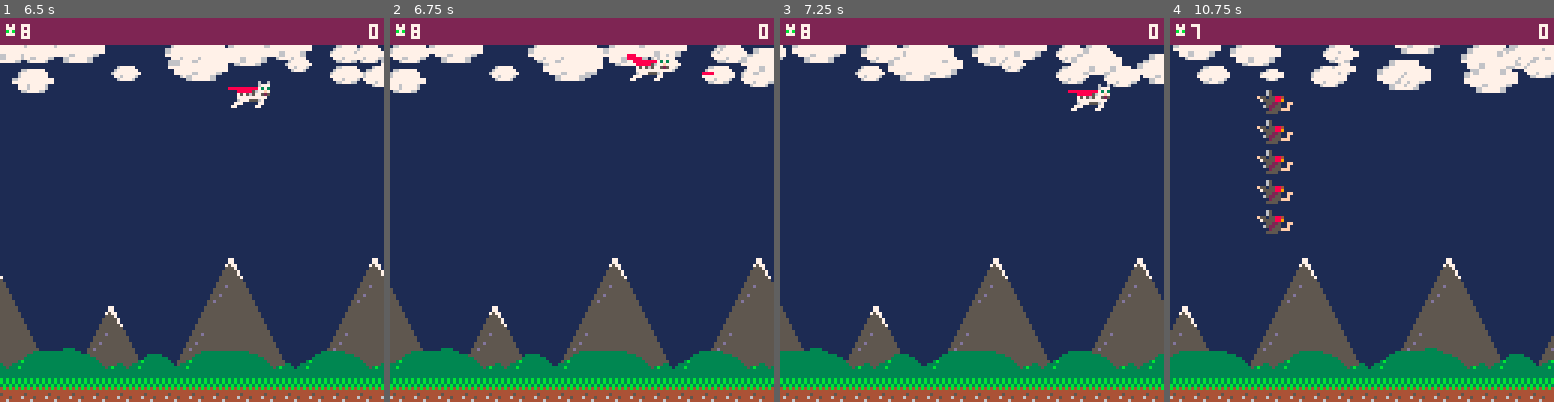
Above: before the commit, frames 1-4 (left to right).
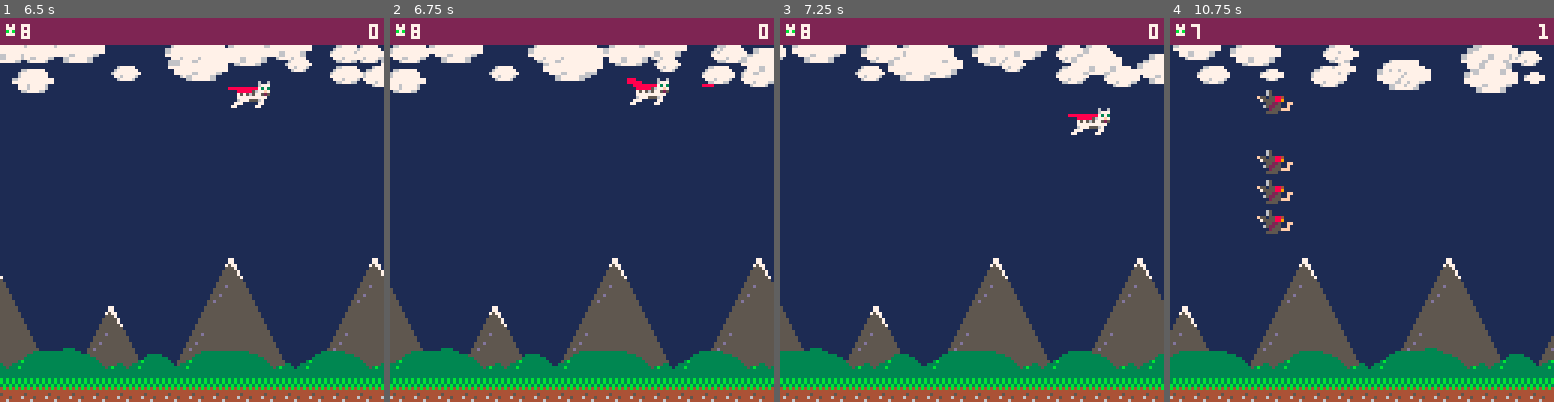
Above: after the commit, the same moments.

Repository: zothynine/picoheads
Game: PICO-8 cartridge catfight.p8
Two runs of this game, one before a commit and one after it. Both use one fixed random seed, a clock stepped at 60 frames per second and the inputs below.
Inputs:
- Up to frame 1 (6.5 s): tap O (Z key) at 0.33, 1.07, 2.22, 3.72, 5.22 s; tap Down at 0.7 s; tap X (X key) at 1.43, 2.07, 2.82, 3.57, 4.32, 5.07, 5.82 s; hold Up 1.97-2.63 s; hold Right 2.68-3.02 s; hold Down 3.07-3.73 s; hold Left 3.78-4.12 s; hold Up 4.17-4.5 s; hold Left 4.55-5.05 s; hold Right 5.1-5.93 s; hold Up from 5.98 s (still down)
- Up to frame 2 (6.75 s): tap X (X key) at 6.57 s; release Up at 6.65 s; hold Right from 6.7 s (still down); tap O (Z key) at 6.72 s
- Up to frame 3 (7.25 s): release Right at 7.03 s; hold Down from 7.08 s (still down)
- Up to frame 4 (10.75 s): tap X (X key) every 0.75 s from 7.32 to 10.32 s; release Down at 7.75 s; hold Left 7.8-8.13 s; hold Up 8.18-8.52 s; tap O (Z key) at 8.22, 9.72 s; hold Left 8.57-9.07 s; hold Right 9.12-9.95 s; hold Up 10-10.67 s; hold Right from 10.72 s (still down)

Frame 1 is identical in both runs. In frame 2, 0.9% of the frame differs, in the area x 61-85%, y 9-23%; in frame 3, 0.8%; in frame 4, 1.5%, in the area x 22-100%, y 1-33%.

Commit message:
Episode 43

Diff:
--- a/catfight.p8
+++ b/catfight.p8
@@ -13,16 +13,12 @@
   --sounds generell
     --gegner schuesse
     --verschiedene projektile
-  --credits
+  --!!!angefangen!!! credits
   --musik
   --3 leveldefinitionen
   --wave wird aktiv wenn vorige wave weg
     --screen verlassen oder komplett abgeschossen
-  --ascii blink bug
-  --ascii range of motion verringern
-  --boss range of motion erhoehen
-  --saugrauschen beenden wenn boss.active=false
-
+  -- letzte explosion im level abwarten
 
 -- ❎🅾️⬆️⬇️⬅️➡️
 
@@ -41,7 +37,8 @@
     },
     lvlstart=lvltim,
     cape=12,
-    next_cloud=0
+    next_cloud=0,
+    credits=600
   }
 
   cam={
@@ -145,7 +142,7 @@
     body={x=100,y=60,w=16,h=8,oy=-4,ox=0},
     active=false,
     maxhealth=100,
-    health=50,
+    health=1,
     dying=600,
     t={
       idle=119+ceil(rnd(120)),
@@ -172,6 +169,9 @@
 
   particles={}
 
+  won_y=35
+  score_y=92
+
   _update60=update_start
   _draw=draw_start
 end
@@ -483,11 +483,11 @@
     end
     if btn(2) then
       --oben ⬆️
-      ascii.y=mid(ui_h+1,ascii.y-1,127)
+      ascii.y=mid(ui_h+12,ascii.y-1,127)
     end
     if btn(3) then
       --unten ⬇️
-      ascii.y=mid(0,ascii.y+1,121)
+      ascii.y=mid(0,ascii.y+1,110)
     end
   end
 
@@ -846,6 +846,8 @@
   end
 
   if ascii.lives<0 then
+    ascii.collided=false
+    ascii.cdtim=ascii.cooldwn
     _update60=update_gover
     _draw=draw_gover
   end
@@ -955,7 +957,7 @@
     boss.timer=boss.t[boss.t_names[boss.state]]
   end
 
-  if boss.ay<20 or boss.ay>100 then
+  if boss.ay<24 or boss.ay>116 then
     boss.dy*=-1
   end
 
@@ -1003,6 +1005,7 @@
 
   if boss.health<=0 and boss.active then
     boss.active=false
+    sfx(-2,2)
     score+=100
   end
 end
@@ -1306,7 +1309,15 @@
   update_clouds()
   update_cape()
   update_ascii()
-  ascii_goto(64-(ascii.hitbox.w/2),64-(ascii.hitbox.h/2))
+  if tim.credits>0 then
+    ascii_goto(64-(ascii.hitbox.w/2),64-(ascii.hitbox.h/2))
+    tim.credits-=1
+  end
+  if tim.credits==0 then
+    if (won_y>-16) won_y-=1
+    if (score_y>-16) score_y-=1
+    ascii_goto(ascii.x,-16)
+  end
 end
 
 function draw_game_end()
@@ -1314,9 +1325,9 @@
   rectfill(0,0,127,127,1)
   foreach(clouds,draw_cloud)
   draw_map()
-  print_center("awesome! you won!",35,7,true)
+  print_center("awesome! you won!",won_y,7,true)
   draw_ascii()
-  print_center("final score: "..score,92,7,true)
+  print_center("final score: "..score,score_y,7,true)
 end
 
 -->8
